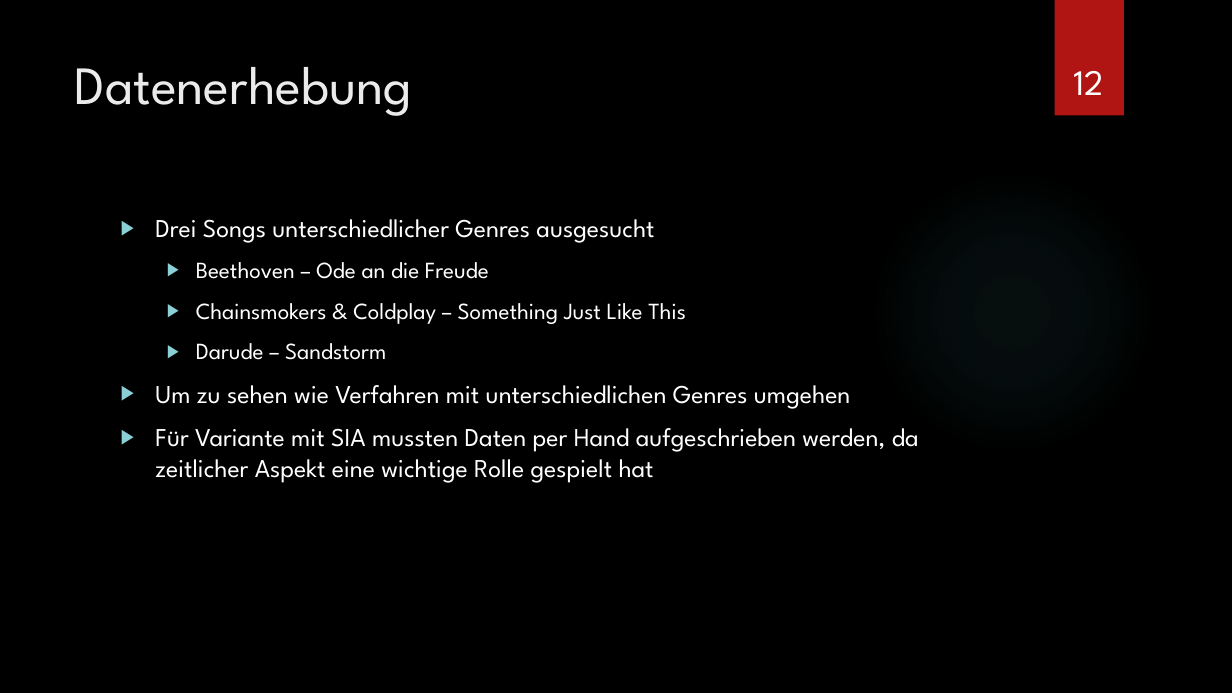
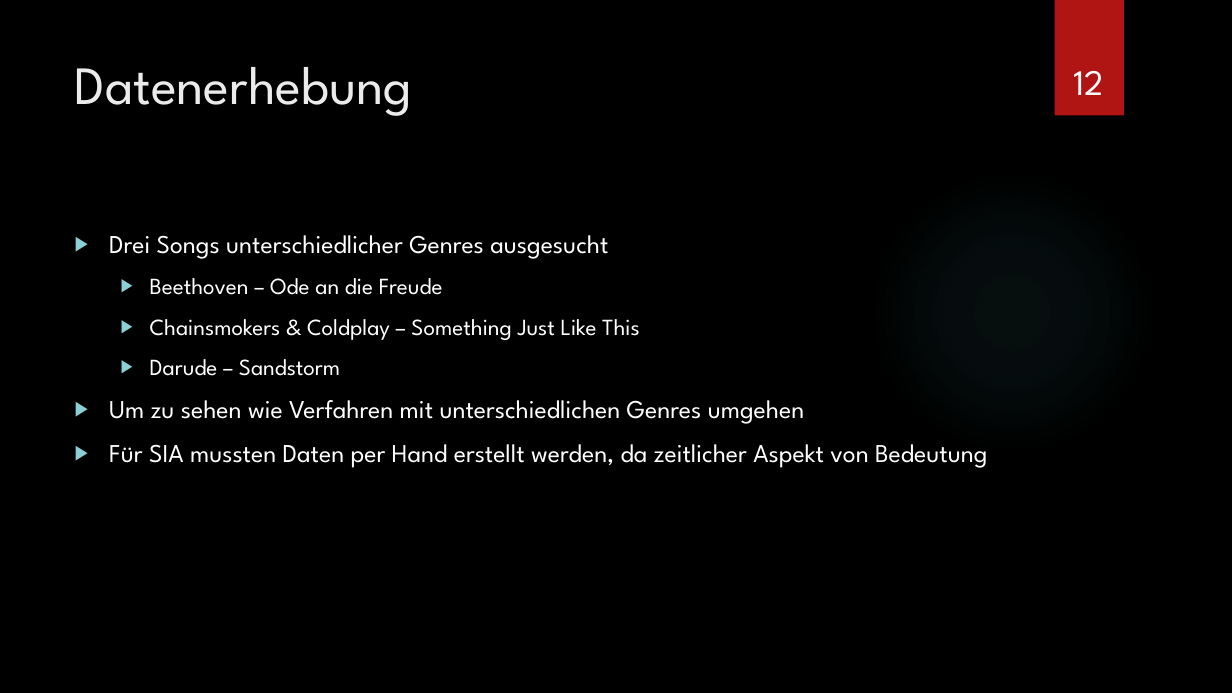
Before and after one commit to Hozeeben/Masterarbeit, a slide deck: slide 12 of Unterlagen/Masterseminar.pptx. Drawn at 1232x693 pixels with LibreOffice and Linux fonts; fonts in the diff are those of the drawing; background and template pictures are left out. Boxes give left, top, right and bottom in pixels: in the first picture for what was removed or moved away, otherwise in the second. Text is boxed around its words. In the diff, an @@ line names an element or a change of style, - is before the commit and + after.

```diff
--- a/Unterlagen/Masterseminar.pptx
+++ b/Unterlagen/Masterseminar.pptx
@@ text "Drei Songs unterschiedlicher Genres ausgesucht" moved from (x1=155, y1=219, x2=919, y2=483) to (x1=109, y1=235, x2=987, y2=468) @@
@@ text at (x1=109, y1=444, x2=987, y2=468): text changed @@
-▶ Für Variante mit SIA mussten Daten per Hand aufgeschrieben werden, da zeitlicher Aspekt eine wichtige Rolle gespielt hat
+▶ Für SIA mussten Daten per Hand erstellt werden, da zeitlicher Aspekt von Bedeutung
```
Also in this commit, not shown: 13 other slides changed, 1 slide removed.
